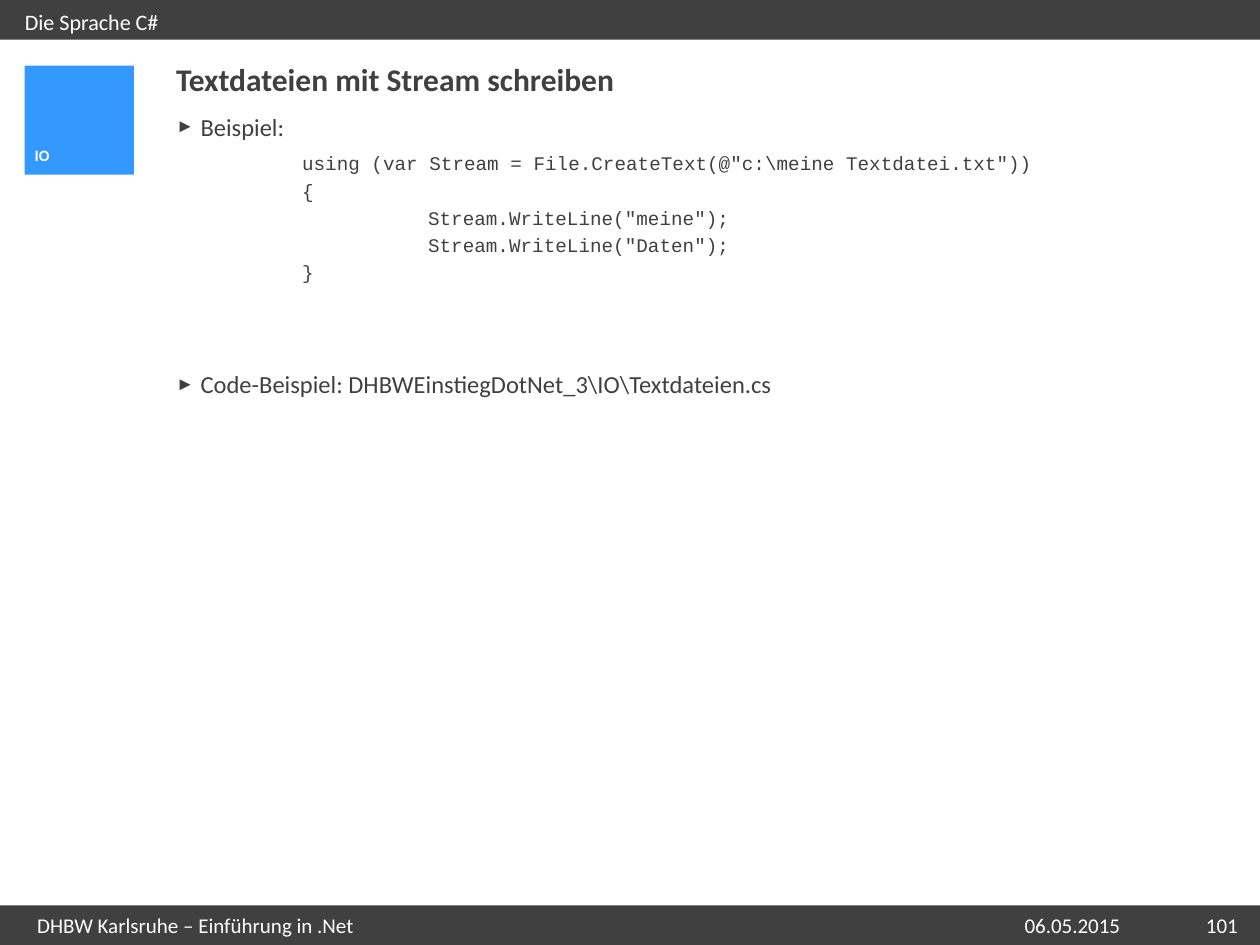
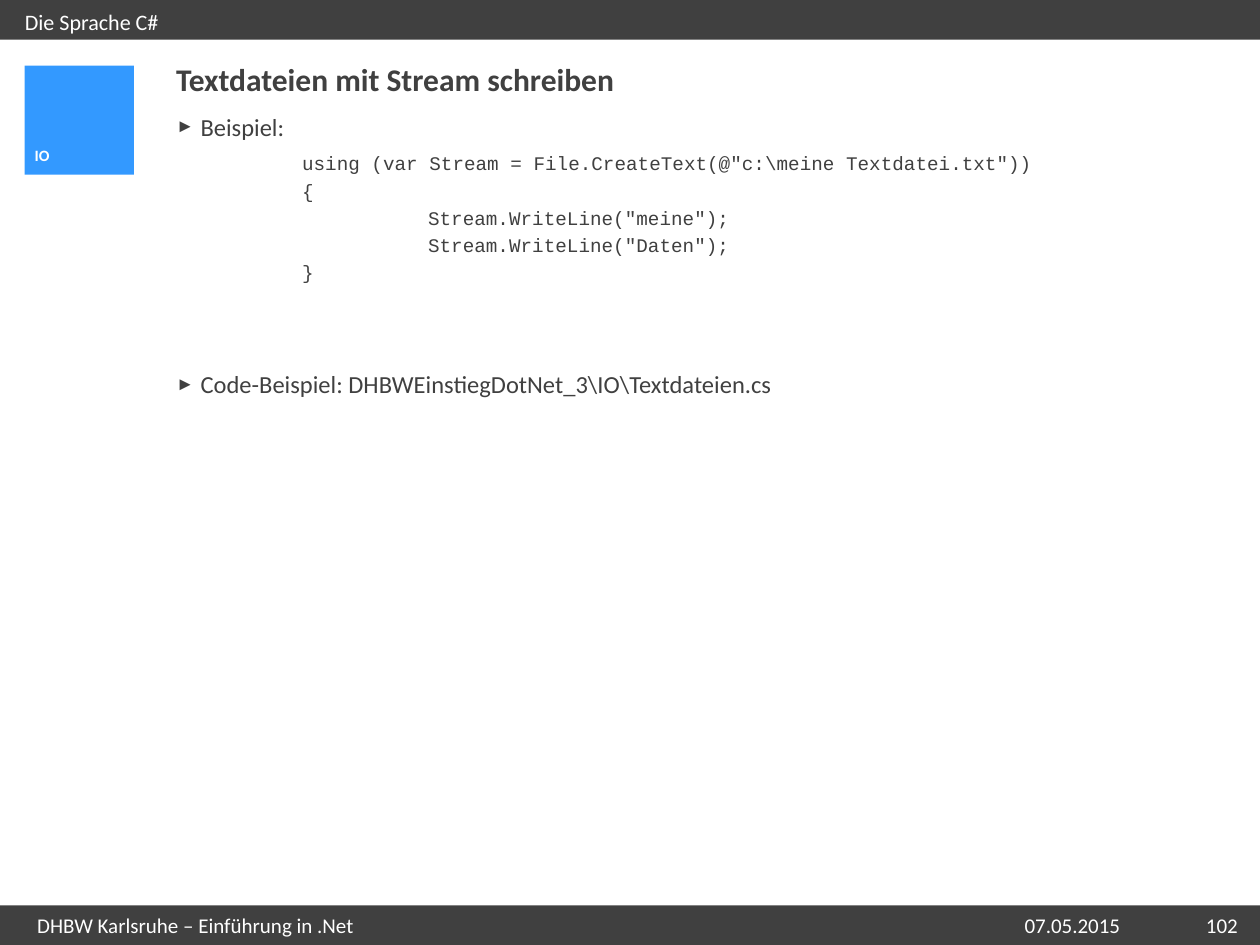
Before and after one commit to michaelspeer/DHBW_EinstiegDotNet, a slide deck: slide 102 of DHBW Einführung in .Net.pptx (slide 101 before the commit). Drawn at 1260x945 pixels with LibreOffice and Linux fonts; fonts in the diff are those of the drawing; background and template pictures are left out. Boxes give left, top, right and bottom in pixels: in the first picture for what was removed or moved away, otherwise in the second. Text is boxed around its words. In the diff, an @@ line names an element or a change of style, - is before the commit and + after.

```diff
--- a/DHBW Einführung in .Net.pptx
+++ b/DHBW Einführung in .Net.pptx
@@ text at bbox=[1025, 919, 1121, 933]: text changed @@
-06.05.2015
+07.05.2015
@@ page number at bbox=[1206, 919, 1238, 933]: text changed @@
-101
+102
```
Also in this commit, not shown: 112 other slides changed, 1 slide added, 11 other files.
